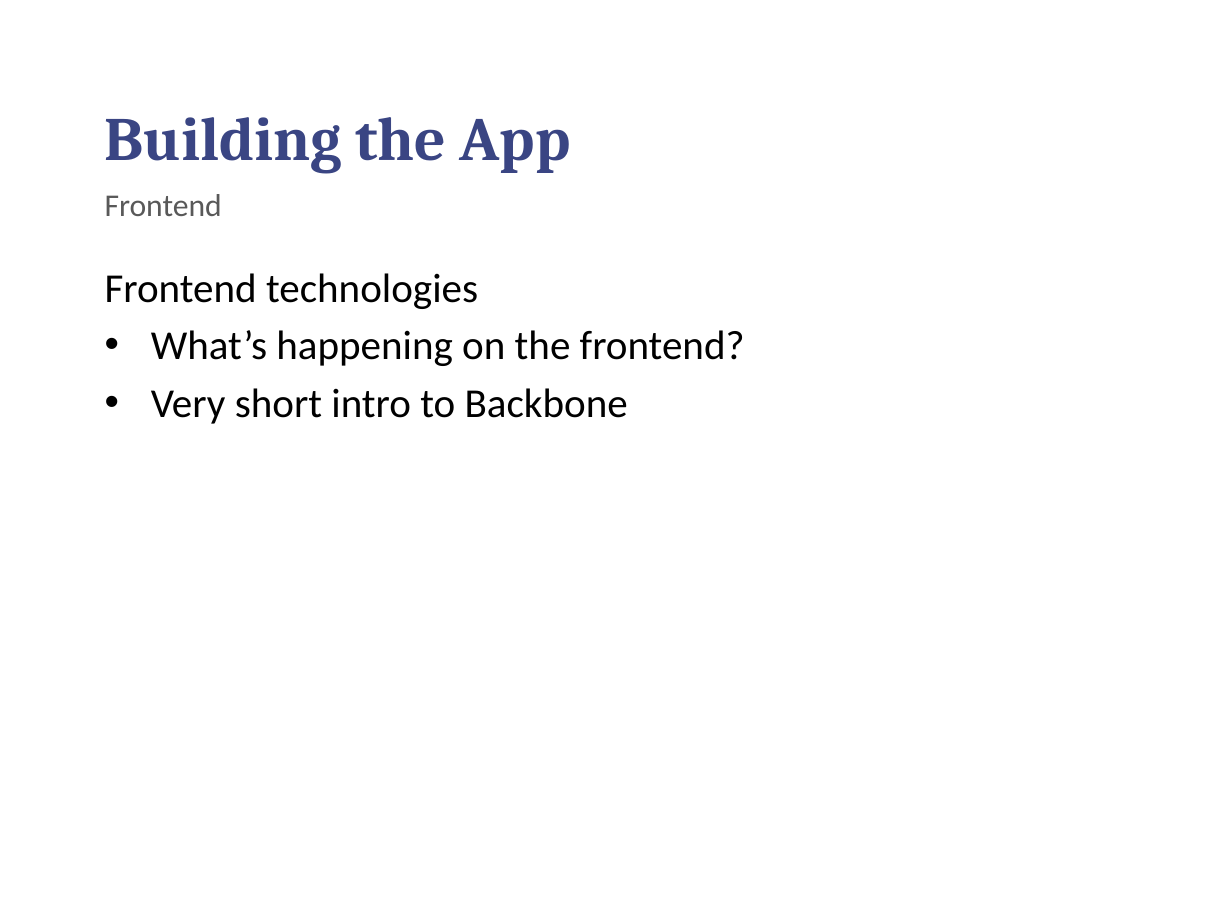
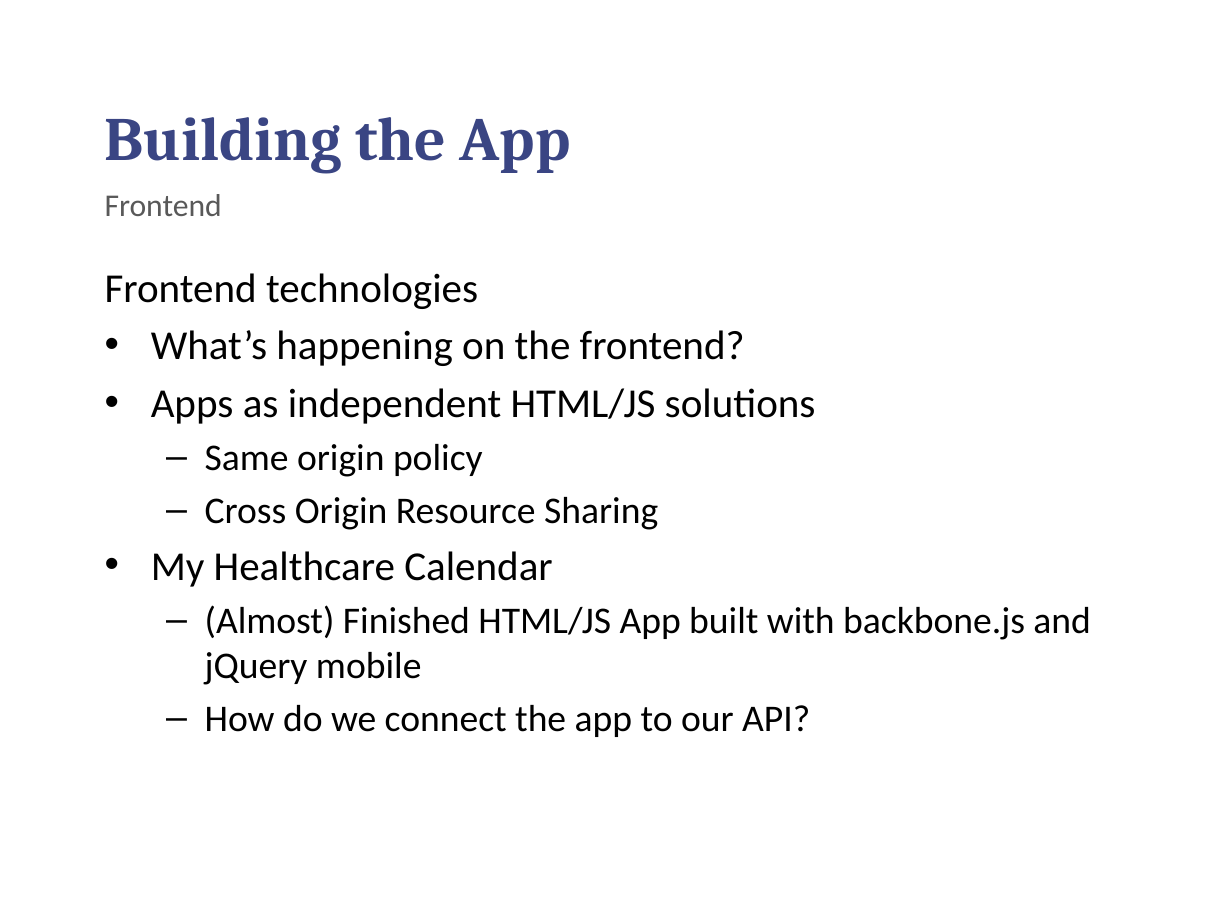
Before and after one commit to chilmers/cadec-healthcare-api-tutorial, a slide deck: slide 23 of Cadec-vårdens-apier.pptx (slide 22 before the commit). Drawn at 1232x924 pixels with LibreOffice and Linux fonts; fonts in the diff are those of the drawing; background and template pictures are left out. Boxes give left, top, right and bottom in pixels: in the first picture for what was removed or moved away, otherwise in the second. Text is boxed around its words. In the diff, an @@ line names an element or a change of style, - is before the commit and + after.

```diff
--- a/Cadec-vårdens-apier.pptx
+++ b/Cadec-vårdens-apier.pptx
@@ text at box(151, 388, 1090, 737): text changed; size 24 to 22 pt @@
-• Very short intro to Backbone
+• Apps as independent HTML/JS solutions
+  – Same origin policy
+  – Cross Origin Resource Sharing
+• My Healthcare Calendar
+  – (Almost) Finished HTML/JS App built with backbone.js and jQuery mobile
+  – How do we connect the app to our API?
```
Also in this commit, not shown: 6 other slides changed, 1 slide added.
